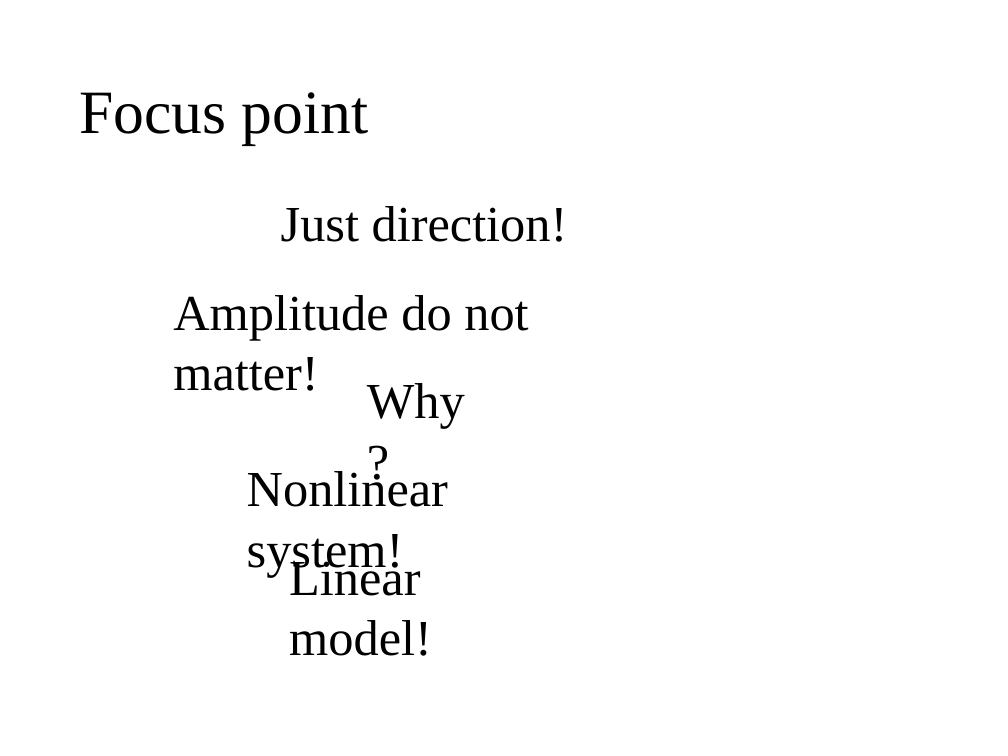
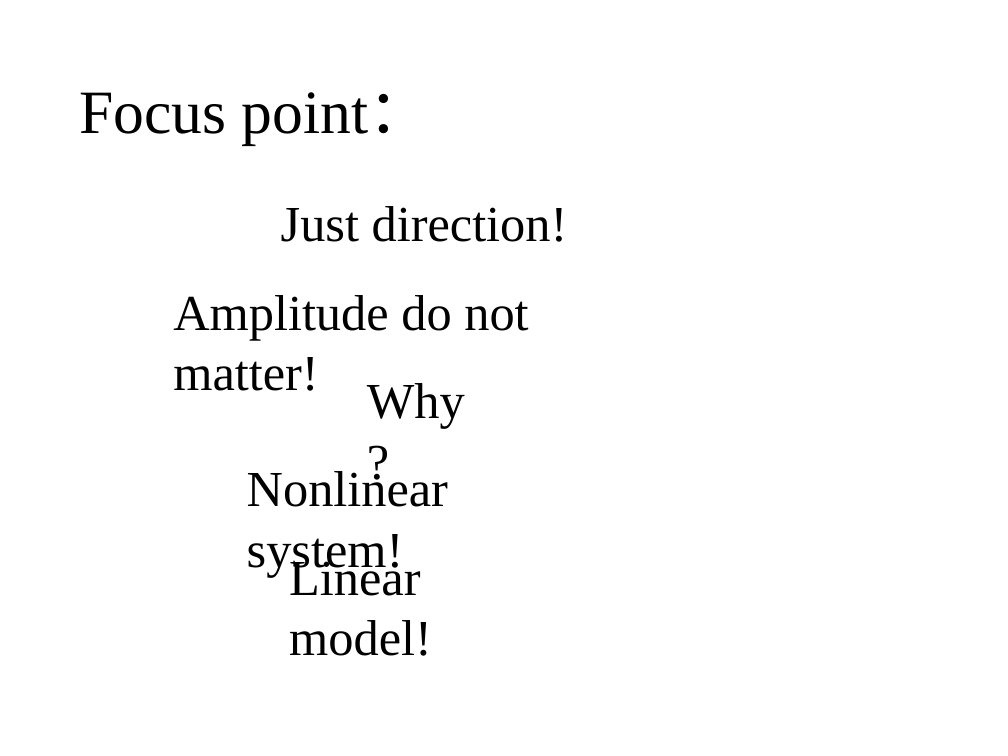
Before and after one commit to prm10/paper, a slide deck: slide 16 of presentation/msi.pptx (slide 18 before the commit). Drawn at 1008x756 pixels with LibreOffice and Linux fonts; fonts in the diff are those of the drawing. Boxes give left, top, right and bottom in pixels: in the first picture for what was removed or moved away, otherwise in the second. Text is boxed around its words. In the diff, an @@ line names an element or a change of style, - is before the commit and + after.

```diff
--- a/presentation/msi.pptx
+++ b/presentation/msi.pptx
@@ title at [79,92,431,144]: text changed @@
-Focus point
+Focus point：
```
Also in this commit, not shown: 10 other slides changed, 6 slides added, 3 slides removed, 2 other files.
